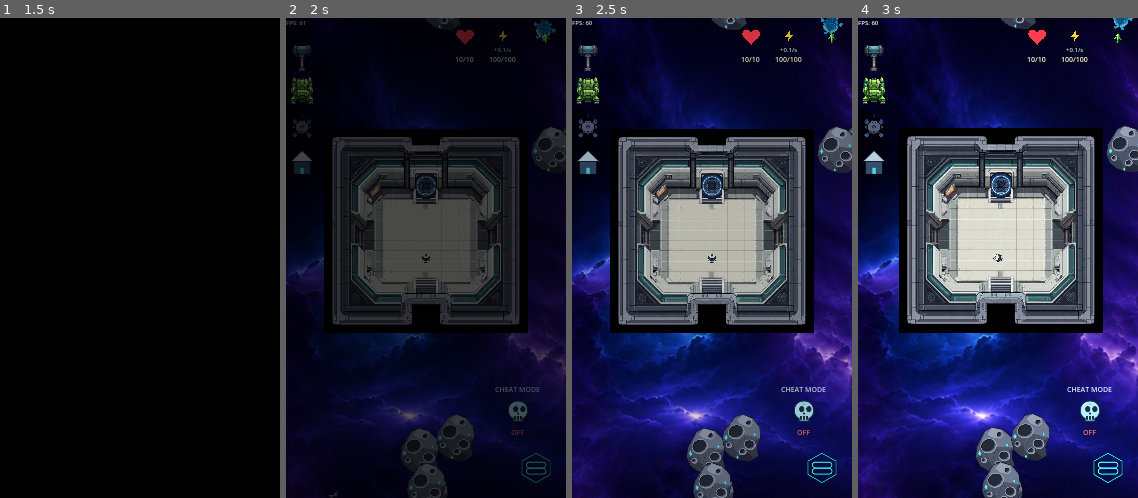
Above: before the commit, frames 1-4 (left to right).
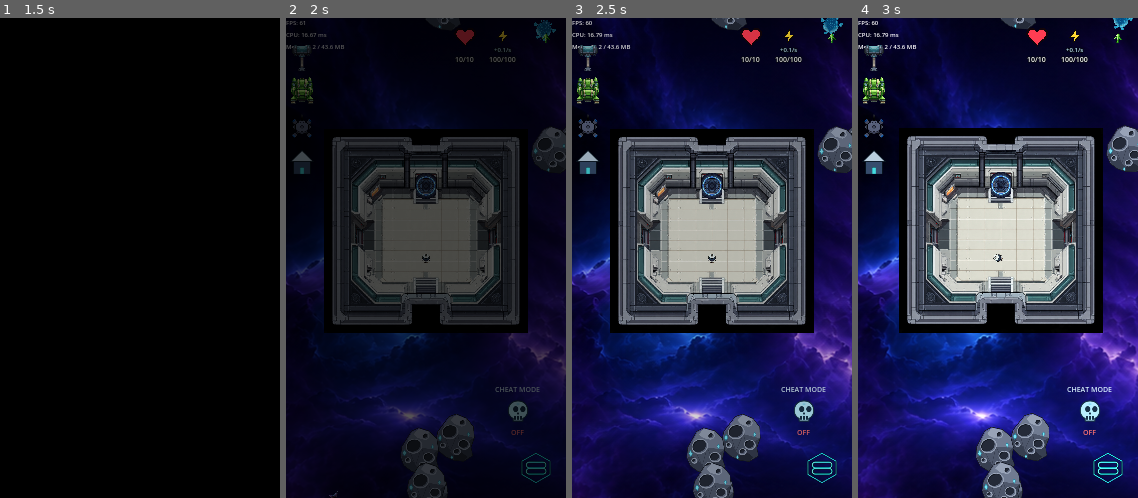
Above: after the commit, the same moments.

Repository: wildane/ShootingStar
Game: Godot game, scene res://scene/main_menu/main_menu.tscn
The game is run twice, just before and just after one commit, with the same random seed, the same clock (stepped at 60 frames per second) and the same inputs.
Inputs (mouse positions are in pixels of both pictures, inside the frame that each line leads up to):
- Up to frame 1 (1.5 s): click "New Game" at 0.5 s; click "New Game" at 1.25 s
- Up to frame 2 (2 s): no input
- Up to frame 3 (2.5 s): tap Enter at 2 s; drag from (712, 186) to (770, 234) at 2.02 s
- Up to frame 4 (3 s): drag from (942, 282) to (998, 234) at 2.77 s

Frame 1 is identical in both runs. In frame 2, 0.1% of the frame differs, in the area x 0-21%, y 3-7%; in frame 3, 0.2%; in frame 4, 0.2%.

Commit message:
Tambah paparan stat CPU dan memori pada label FPS.

Diff:
--- a/scene/level_3/level_3fps_label.gd
+++ b/scene/level_3/level_3fps_label.gd
@@ -5,9 +5,21 @@
 		font_size = value
 		add_theme_font_size_override("font_size", font_size)
 
+var _masa_kemas_kini: float = 0.0
+const SELA_KEMAS_KINI: float = 0.25
+
 func _ready():
 	add_theme_font_size_override("font_size", font_size)
 
-func _process(_delta):
-	var fps = Performance.get_monitor(Performance.TIME_FPS)
-	text = "FPS: %d" % fps
+func _process(delta):
+	_masa_kemas_kini += delta
+	if _masa_kemas_kini < SELA_KEMAS_KINI:
+		return
+	_masa_kemas_kini = 0.0
+
+	var fps := int(Performance.get_monitor(Performance.TIME_FPS))
+	var cpu_ms := float(Performance.get_monitor(Performance.TIME_PROCESS)) * 1000.0
+	var mem_mb := float(Performance.get_monitor(Performance.MEMORY_STATIC)) / 1048576.0
+	var mem_puncak_mb := float(Performance.get_monitor(Performance.MEMORY_STATIC_MAX)) / 1048576.0
+
+	text = "FPS: %d\nCPU: %.2f ms\nMem: %.1f / %.1f MB" % [fps, cpu_ms, mem_mb, mem_puncak_mb]
